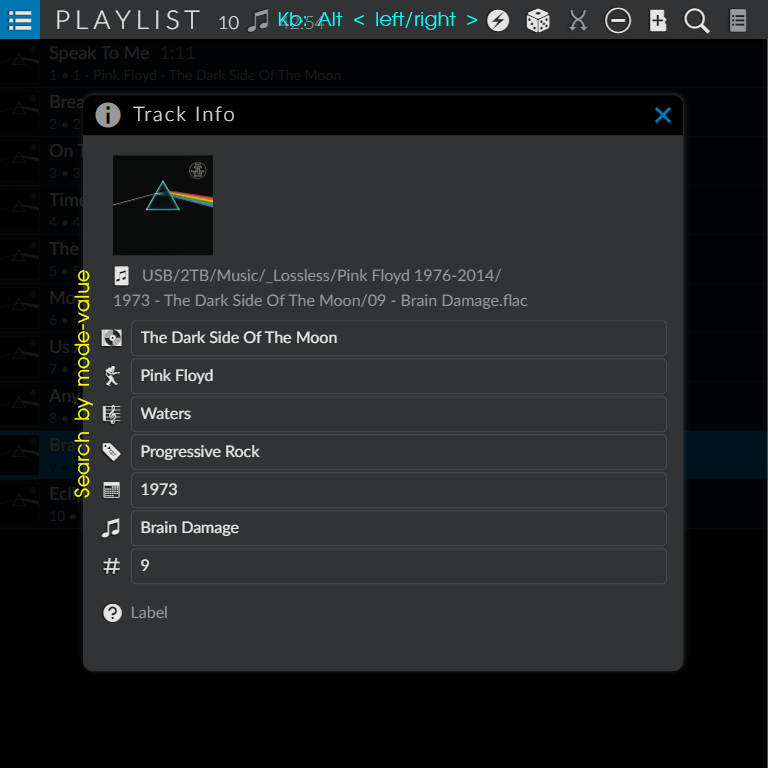
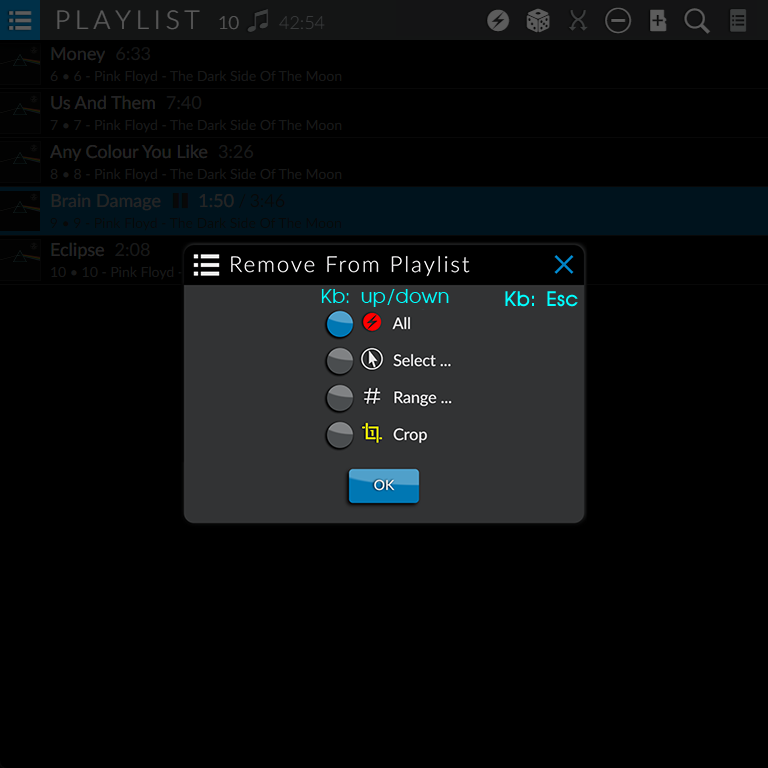
Before/after of a 768×768 layered artwork. What changed in the layer stack:
hid "Search by mode-value" over [74, 270, 93, 498]
hid "Layer 27" over [0, 0, 768, 768]
showed "Kb: Esc", painted on it over [321, 289, 578, 493]
renamed "Layer 26" to "Layer 32", showed it, painted on it over [176, 241, 596, 533]
hid "Kb: Alt < left/right >" over [278, 12, 478, 30]
hid "Save current Playlist" over [10, 47, 745, 508]
showed "Layer 13 copy" over [0, 0, 768, 768]
